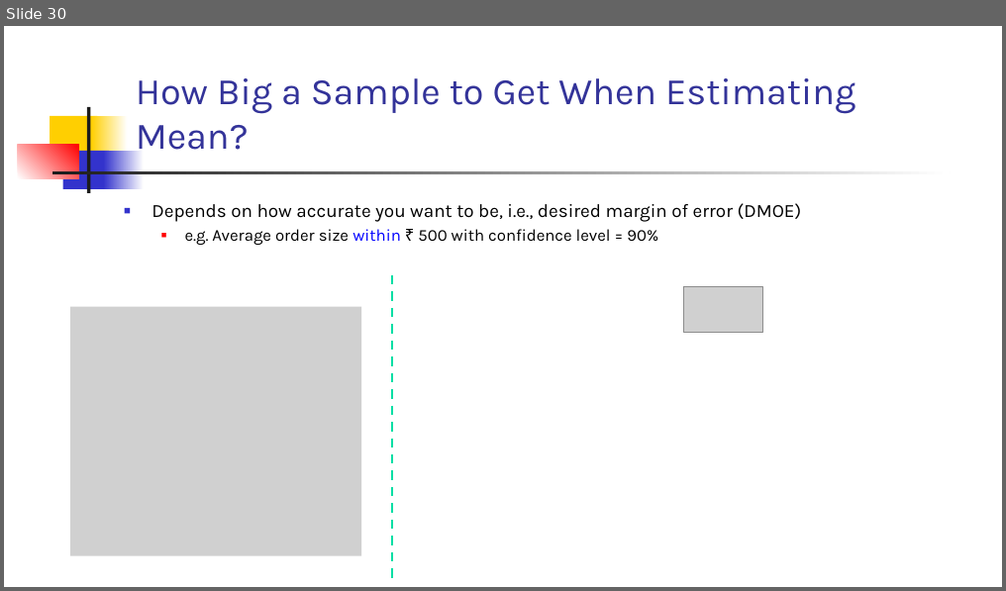
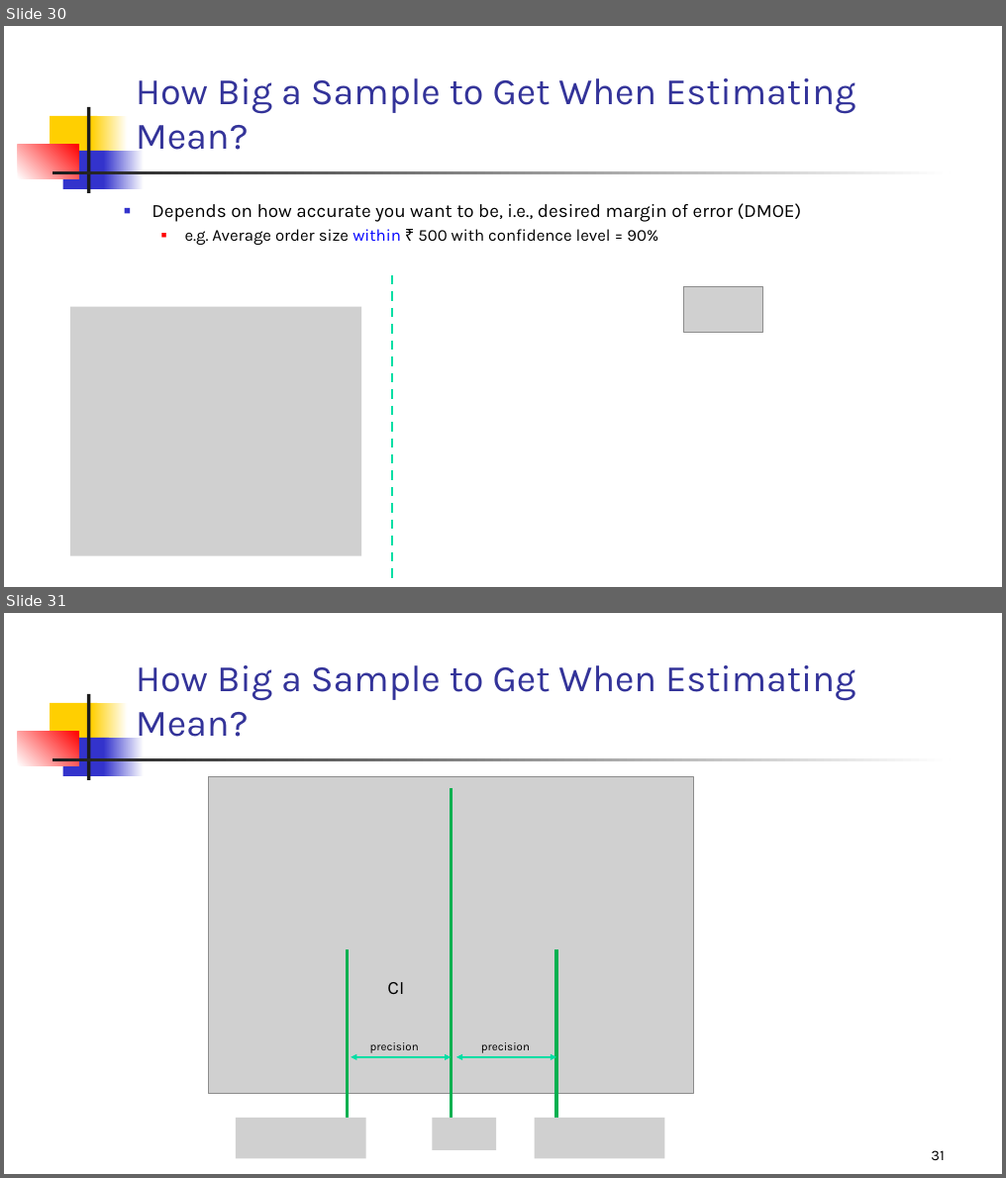
Before and after one commit to sandipto-sanyal/ampba, a slide deck: statistical analysis/session files/Session 2/Session 2 Confidence Intervals.pptx. Shown one above the other, each under a label of ours: slide 30 before the commit, slides 30 and 31 after it. The pictures are 1006x591 and 1006x1178 pixels, drawn with LibreOffice and Linux fonts; fonts in the diff are those of the drawing; grey boxes stand for pictures. Boxes give left, top, right and bottom in pixels: in the first picture for what was removed or moved away, otherwise in the second. Text is boxed around its words. In the diff, an @@ line names an element or a change of style, - is before the commit and + after.

Commit message:
Estimation of Proportion orders and sample size

```diff
--- a/statistical analysis/session files/Session 2/Session 2 Confidence Intervals.pptx
+++ b/statistical analysis/session files/Session 2/Session 2 Confidence Intervals.pptx
@@ slide 31 added at [4,613,1002,1174], background #FFFFFF; not listed: 7 template elements that a slide beside it also shows @@
@@ title added at [136,665,855,737], 36 pt, text #333399 @@
+How Big a Sample to Get When Estimating Mean?
@@ group added at [208,776,693,1158]: 6 pictures, 3 lines, 3 texts, 2 double arrows @@
+CI
+precision
+precision
@@ page number added at [931,1151,944,1160], 14 pt, text #000000 @@
+31
```
Also in this commit, not shown: 5 other files.
